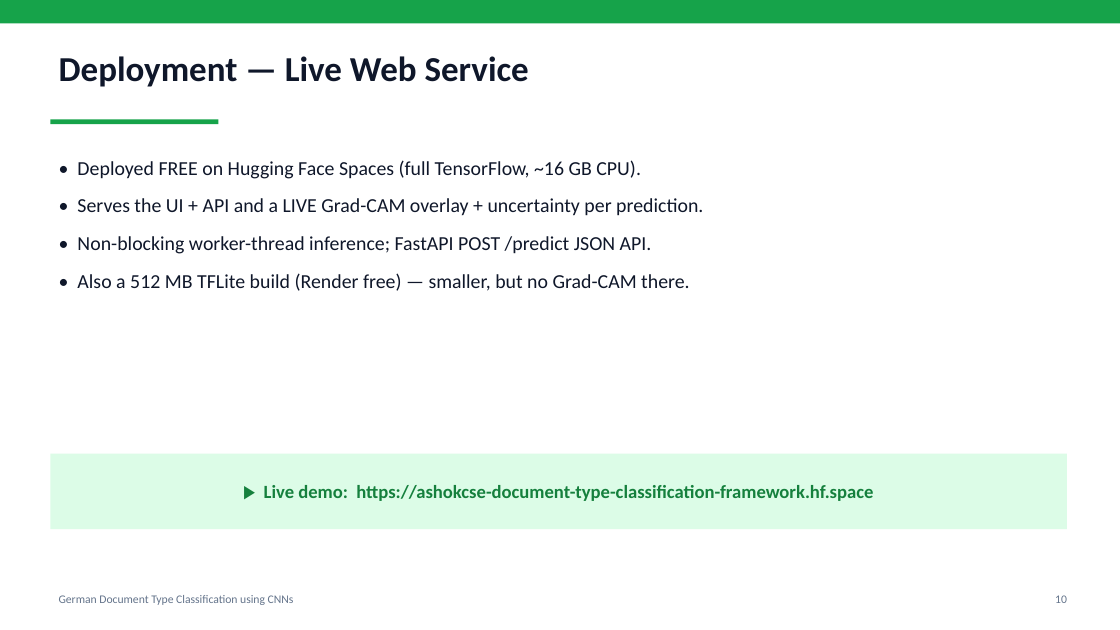
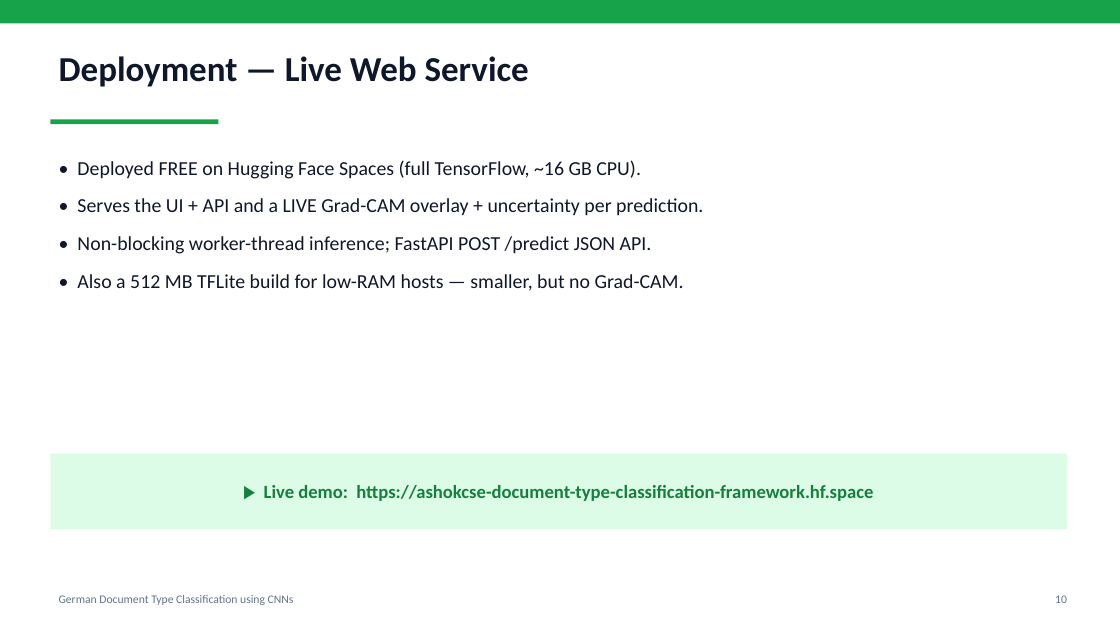
Before and after one commit to ashok-cse/Document-Type-Classification-Framework, a slide deck: slide 10 of docs/submission/Presentations/DTCF_Presentation.pptx. Drawn at 1120x630 pixels with LibreOffice and Linux fonts; fonts in the diff are those of the drawing. Boxes give left, top, right and bottom in pixels: in the first picture for what was removed or moved away, otherwise in the second. Text is boxed around its words. In the diff, an @@ line names an element or a change of style, - is before the commit and + after.

```diff
--- a/docs/submission/Presentations/DTCF_Presentation.pptx
+++ b/docs/submission/Presentations/DTCF_Presentation.pptx
@@ text at box(77, 274, 684, 291): text changed @@
-• Also a 512 MB TFLite build (Render free) — smaller, but no Grad-CAM there.
+• Also a 512 MB TFLite build for low-RAM hosts — smaller, but no Grad-CAM.
```
Also in this commit, not shown: 10 other files.
